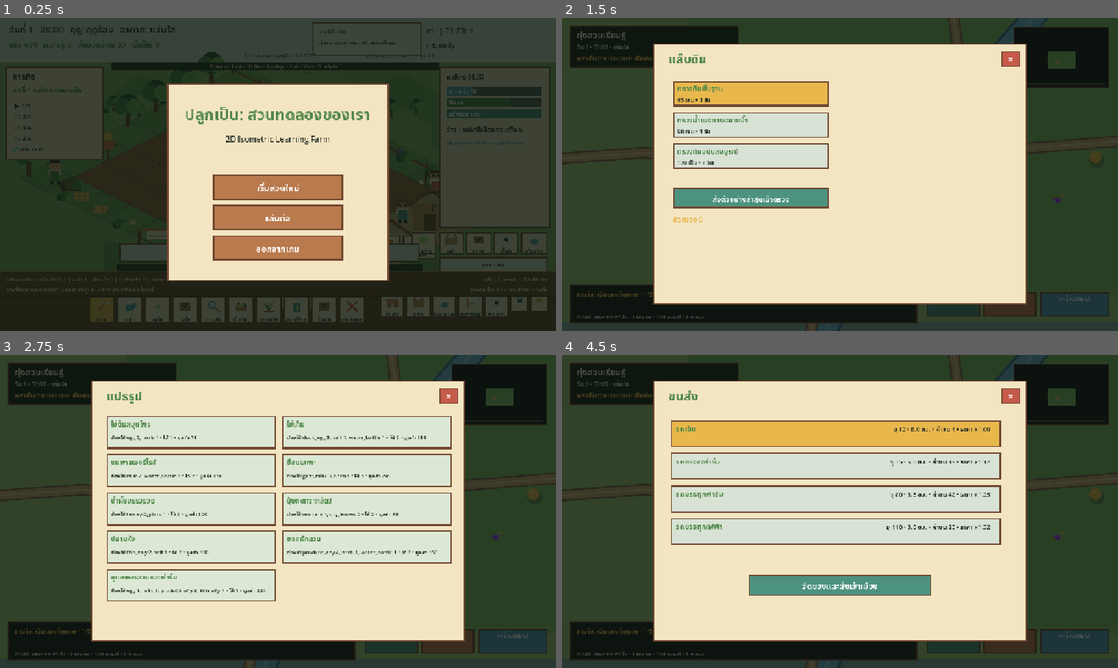
Above: before the commit, frames 1-4 (two rows, left to right).
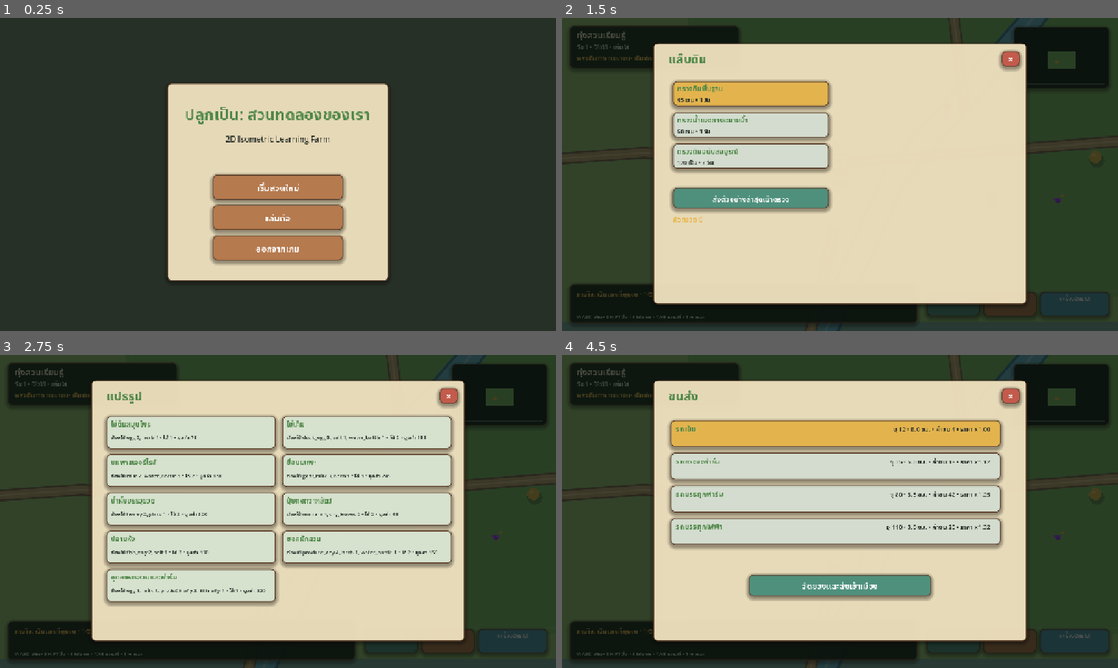
Above: after the commit, the same moments.

Repository: thanawat150/game
Game: Godot game, scene res://Main.tscn
Same seed, same stepped clock (60 frames per second), same inputs: the game is played once before the commit and once after it.
Inputs (mouse positions are in pixels of both pictures, inside the frame that each line leads up to):
- Up to frame 1 (0.25 s): no input
- Up to frame 2 (1.5 s): tap Enter at 0.5 s; move the mouse to (962, 158) at 0.52 s; hold Right (ui_right) 0.53-1.28 s; tap Q at 0.6 s; click (962, 158) at 0.67 s; tap Space at 0.77, 1.25 s; move the mouse to (728, 190) at 1.27 s; hold Down (ui_down) from 1.28 s (still down); tap L at 1.35 s
- Up to frame 3 (2.75 s): tap Space at 1.52 s; tap Enter at 2 s; move the mouse to (333, 442) at 2.02 s; release Down (ui_down) at 2.03 s; hold Right (ui_right) from 2.03 s (still down); tap G at 2.1 s
- Up to frame 4 (4.5 s): tap Space at 2.75, 3.02, 3.77, 4.25 s; move the mouse to (812, 574) at 2.77 s; release Right (ui_right) at 2.78 s; hold Up (ui_up) 2.78-3.53 s; tap H at 2.85 s; click (812, 574) at 2.92 s; tap Enter at 3.5 s; move the mouse to (1006, 558) at 3.52 s; hold Left (ui_left) from 3.53 s (still down); tap U at 3.6 s; move the mouse to (673, 464) at 4.27 s; tap V at 4.35 s

The runs differ from the first frame. In frame 1, 2.6% of the frame differs, in the area x 2-87%, y 20-84%; in frame 2, 4.0%; in frame 3, 8.0%; in frame 4, 8.3%, in the area x 1-99%, y 2-96%.

Commit message:
Use realistic 3D farm controller

Diff:
--- a/GrowWise/Main.tscn
+++ b/GrowWise/Main.tscn
@@ -1,6 +1,6 @@
 [gd_scene load_steps=2 format=3]
 
-[ext_resource type="Script" path="res://scripts/openworld_play_fix.gd" id="1"]
+[ext_resource type="Script" path="res://scripts/realistic_3d_layer.gd" id="1"]
 
 [node name="GrowWise" type="Node2D"]
 script = ExtResource("1")
